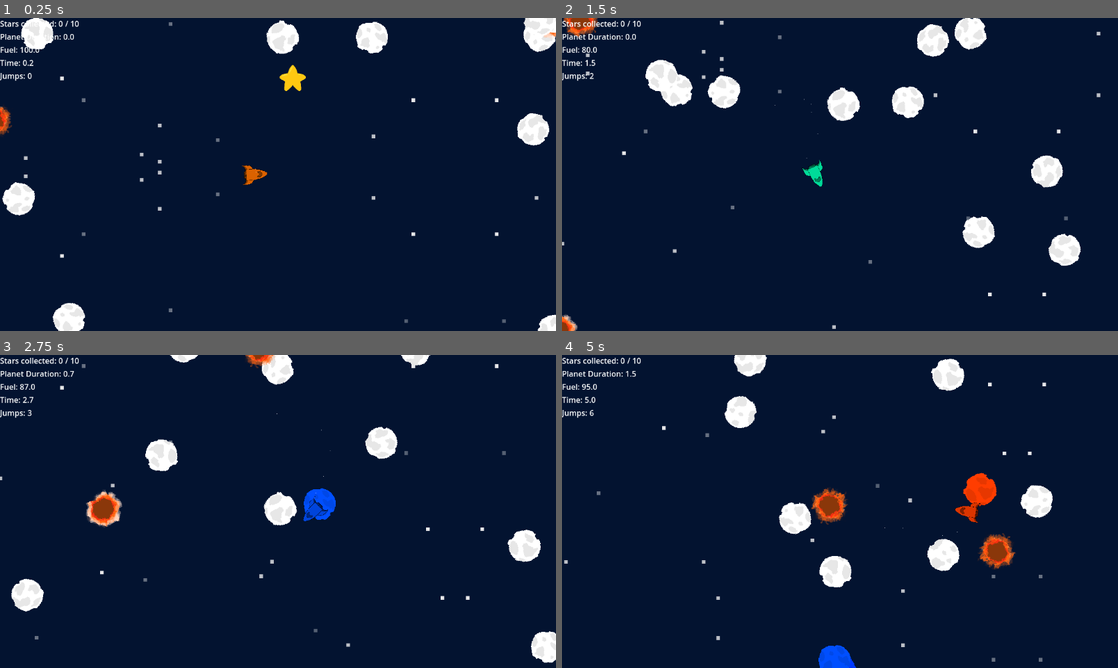
Above: before the commit, frames 1-4 (two rows, left to right).
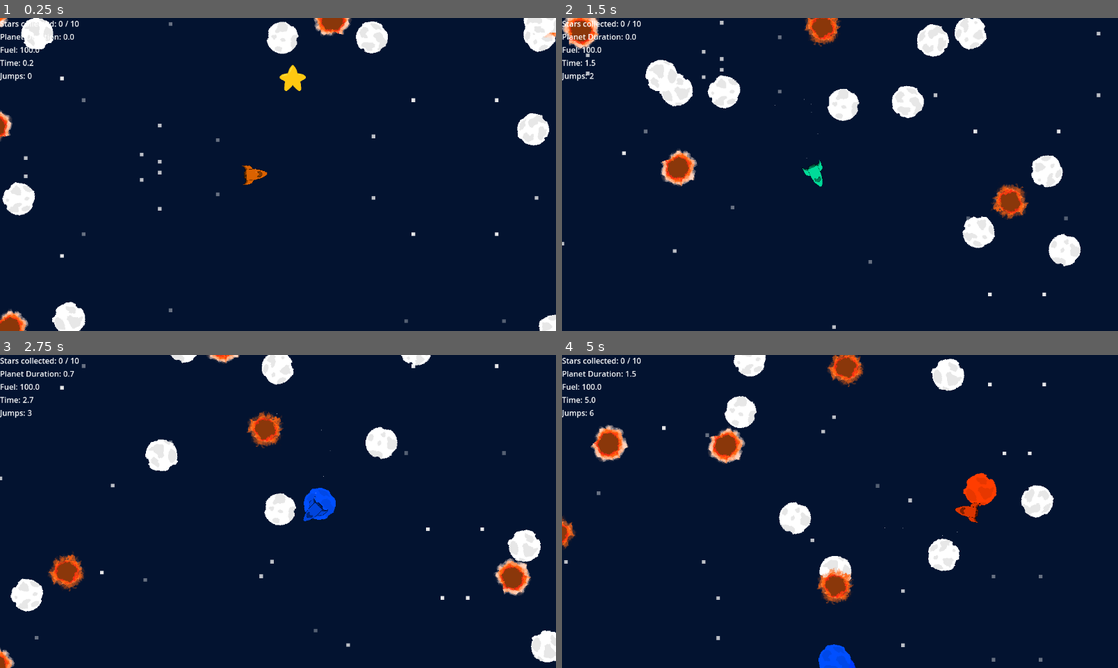
Above: after the commit, the same moments.

Repository: Setry/gj-solo
Game: Godot game, scene res://Scenes/MainTest.tscn
The game is run twice, just before and just after one commit, with the same random seed, the same clock (stepped at 60 frames per second) and the same inputs.
Inputs:
- Up to frame 1 (0.25 s): no input
- Up to frame 2 (1.5 s): hold Space (press) 0.53-1.28 s; tap Space (press) at 1.35 s
- Up to frame 3 (2.75 s): hold Space (press) from 2.03 s (still down)
- Up to frame 4 (5 s): release Space (press) at 2.78 s; tap Space (press) at 2.85, 4.35 s; hold Space (press) 3.53-4.28 s

The runs differ from the first frame. In frame 1, 0.9% of the frame differs, in the area x 0-100%, y 0-100%; in frame 2, 2.3%; in frame 3, 2.8%; in frame 4, 3.6%, in the area x 0-89%, y 0-100%.

Commit message:
More enemies

Diff:
--- a/scripts/Main.gd
+++ b/scripts/Main.gd
@@ -16,7 +16,7 @@
 		spawn_meteor()
 
 	enemyScene = load("res://assets/Enemy.tscn")
-	for i in 2:
+	for i in 5:
 		spawn_enemy()
 
 	starScene = load("res://assets/Star.tscn")
